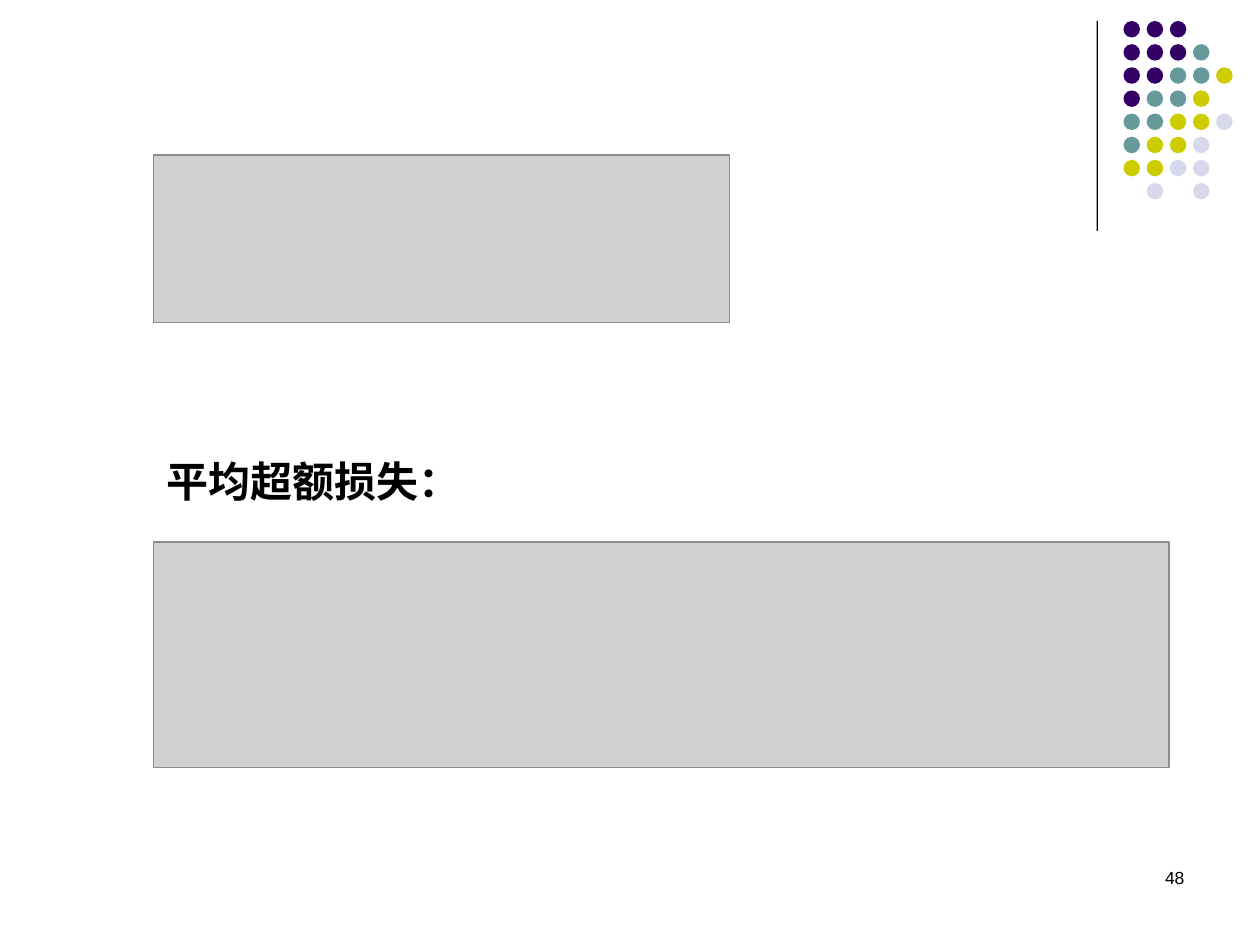
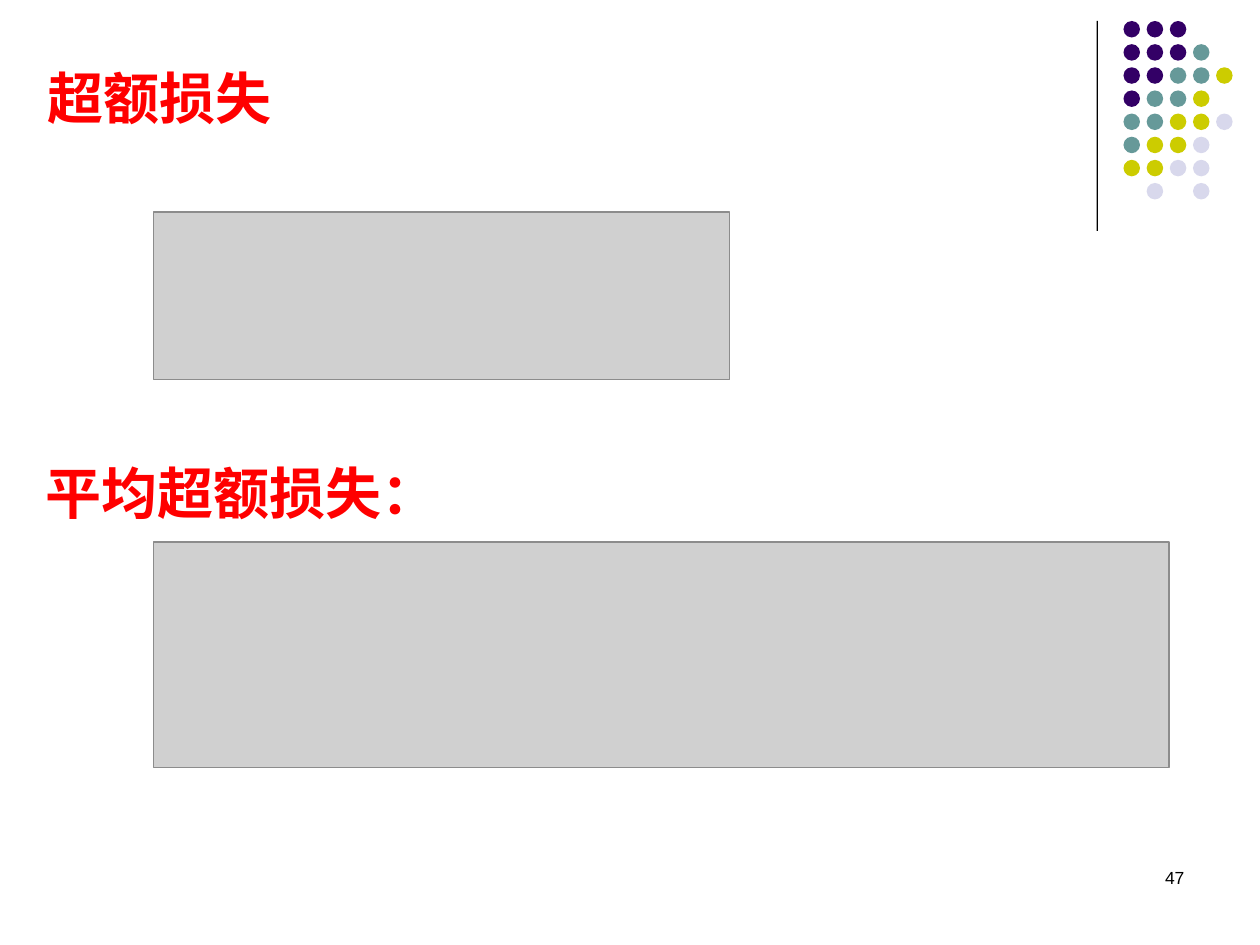
Before and after one commit to Francisor/Non-life-Insurance-Actuarial-Science, a slide deck: slide 47 of Lectures/Week 3 - 损失金额模型.pptx (slide 48 before the commit). Drawn at 1260x945 pixels with LibreOffice and Linux fonts; fonts in the diff are those of the drawing; grey boxes stand for pictures. Boxes give left, top, right and bottom in pixels: in the first picture for what was removed or moved away, otherwise in the second. Text is boxed around its words. In the diff, an @@ line names an element or a change of style, - is before the commit and + after.

```diff
--- a/Lectures/Week 3 - 损失金额模型.pptx
+++ b/Lectures/Week 3 - 损失金额模型.pptx
@@ text added at [47,71,271,124], 32 pt, text #FF0000, bold @@
+超额损失
@@ picture: place and size @@
-picture at [154,155,730,323]
+picture at [154,212,730,379]
@@ text "平均超额损失：": place and size @@
-text "平均超额损失：" at [166,461,460,501]
+text "平均超额损失：" at [46,466,438,519]
@@ text "平均超额损失：" at [46,466,438,519]: size 24 to 32 pt, text colour #000000 to #FF0000 @@
@@ page number at [1165,872,1184,884]: text changed @@
-48
+47
```
Also in this commit, not shown: 13 other slides changed, 10 slides added, 5 slides removed, 1 other file.
